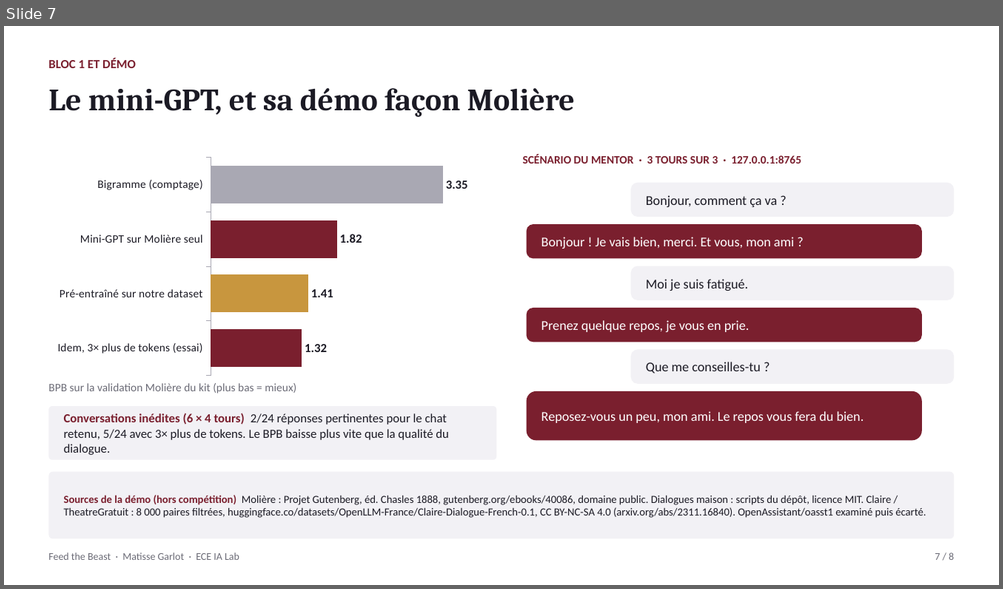
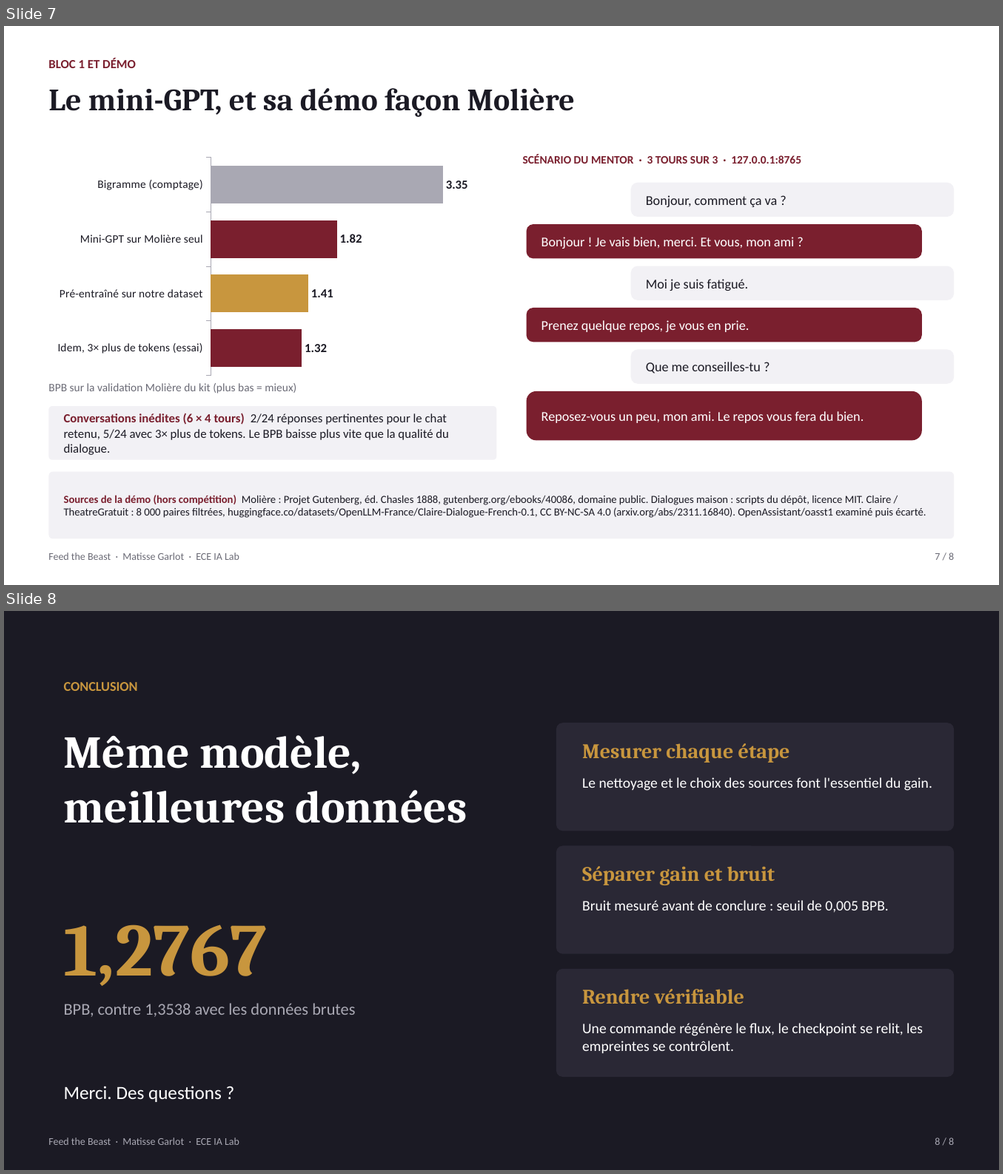
Before and after one commit to MatisseGrl/piscine_Lab, a slide deck: report/Feed-the-Beast-soutenance.pptx. Shown one above the other, each under a label of ours: slide 7 before the commit, slides 7 and 8 after it. The pictures are 1003x589 and 1003x1174 pixels, drawn with LibreOffice and Linux fonts; fonts in the diff are those of the drawing. Boxes give left, top, right and bottom in pixels: in the first picture for what was removed or moved away, otherwise in the second. Text is boxed around its words. In the diff, an @@ line names an element or a change of style, - is before the commit and + after.

Commit message:
Simplify closing slide to a plain conclusion

```diff
--- a/report/Feed-the-Beast-soutenance.pptx
+++ b/report/Feed-the-Beast-soutenance.pptx
@@ slide 8 added at [4,611,999,1170], background #1B1A24 @@
@@ text added at [64,682,138,691], 13 pt, text #C8963E, bold @@
+CONCLUSION
@@ text added at [64,735,467,823], 44 pt, text #FFFFFF, bold @@
+Même modèle, meilleures données
@@ rounded rectangle added at [556,723,954,831], fill #2A2835 @@
@@ text added at [582,743,790,763], 20 pt, text #C8963E, bold @@
+Mesurer chaque étape
@@ text added at [582,777,932,791], 14 pt, text #FFFFFF @@
+Le nettoyage et le choix des sources font l'essentiel du gain.
@@ rounded rectangle added at [556,846,954,954], fill #2A2835 @@
@@ text added at [582,866,775,886], 20 pt, text #C8963E, bold @@
+Séparer gain et bruit
@@ text added at [582,900,888,912], 14 pt, text #FFFFFF @@
+Bruit mesuré avant de conclure : seuil de 0,005 BPB.
@@ text added at [64,925,267,986], 72 pt, text #C8963E, bold @@
+1,2767
@@ rounded rectangle added at [556,969,954,1077], fill #2A2835 @@
@@ text added at [64,1003,355,1017], 16 pt, text #A9A8B3 @@
+BPB, contre 1,3538 avec les données brutes
@@ text added at [582,989,744,1004], 20 pt, text #C8963E, bold @@
+Rendre vérifiable
@@ text added at [582,1023,922,1054], 14 pt, text #FFFFFF @@
+Une commande régénère le flux, le checkpoint se relit, les empreintes se contrôlent.
@@ text added at [64,1086,222,1102], 18 pt, text #FFFFFF @@
+Merci. Des questions ?
@@ text added at [48,1138,239,1145], 10 pt, text #A9A8B3 @@
+Feed the Beast · Matisse Garlot · ECE IA Lab
@@ text added at [934,1138,953,1145], 10 pt, text #A9A8B3 @@
+8 / 8
```
Also in this commit, not shown: 1 slide removed, 1 other file.
